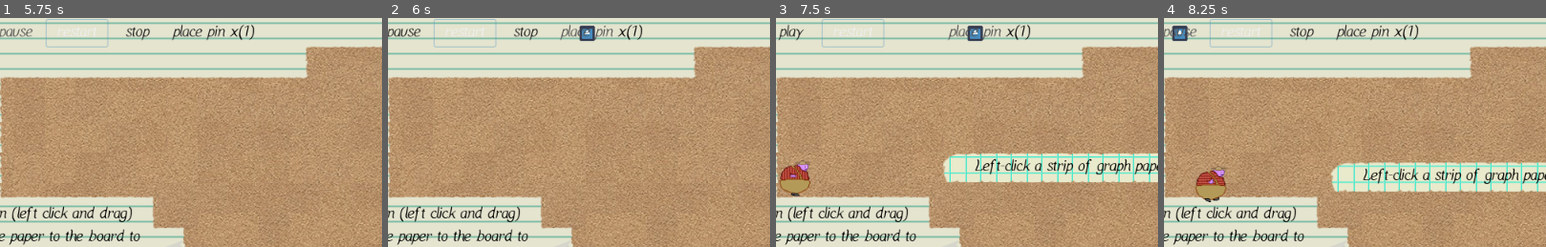
Above: before the commit, frames 1-4 (left to right).
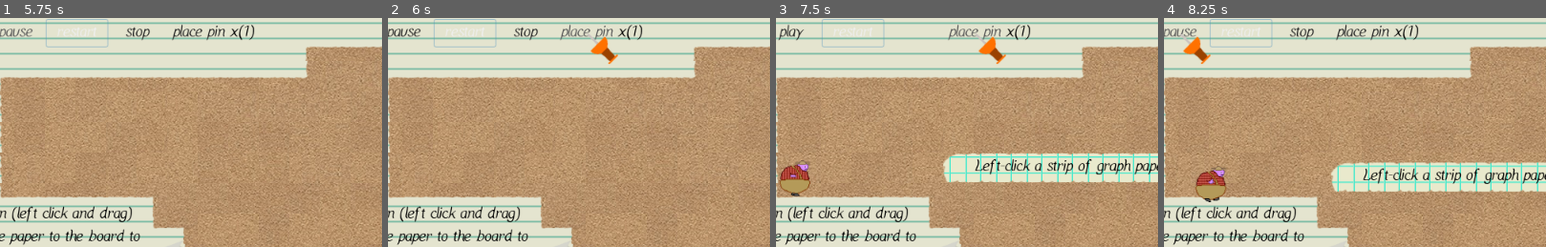
Above: after the commit, the same moments.

Repository: carsonswope/gmtk-jam
Game: Godot game, scene res://MainScene.tscn
The game is run twice, just before and just after one commit, with the same random seed, the same clock (stepped at 60 frames per second) and the same inputs. The engine's default icon, where the game draws it, is replaced by a stand-in: a white triangle on a blue panel in a dark square.
Inputs:
- Up to frame 1 (5.75 s): click "1" at 0.5 s; click "restart" at 1.25 s; click "restart" at 2 s; click "restart" at 2.75 s; click "play" at 3.5 s; click "pause" at 4.25 s; click "play" at 5 s
- Up to frame 2 (6 s): click "place pin" at 5.75 s
- Up to frame 3 (7.5 s): click "stop" at 6.5 s; click "place pin" at 7.25 s
- Up to frame 4 (8.25 s): click "play" at 8 s
The pictures show only the part of the screen within x 2-52%, y 4-54%; the shares and areas given below are measured in that part.

Frame 1 is identical in both runs. In frame 2, 0.7% of the frame differs, in the area x 50-61%, y 3-21%; in frame 3, 0.7%; in frame 4, 0.6%.

Commit message:
add sprites for pin

Diff:
--- a/MainScene.gd
+++ b/MainScene.gd
@@ -11,7 +11,7 @@
 #stuff to save
 
 var levels_solved = {} #best pin count, whether the user got a special thing, etc
-var play_time #milliseconds
+var play_time = 0 #milliseconds
 
 
 const LEVELS = [
--- a/Pin.tscn
+++ b/Pin.tscn
@@ -1,6 +1,6 @@
 [gd_scene load_steps=4 format=2]
 
-[ext_resource path="res://icon.png" type="Texture" id=1]
+[ext_resource path="res://resources/sprites/pin_inplace.png" type="Texture" id=1]
 [ext_resource path="res://Pin.gd" type="Script" id=2]
 
 [sub_resource type="CircleShape2D" id=1]
@@ -13,8 +13,7 @@
 script = ExtResource( 2 )
 
 [node name="icon" type="Sprite" parent="."]
-position = Vector2( -1.19209e-06, 2.38419e-07 )
-scale = Vector2( 0.3125, 0.3125 )
+scale = Vector2( 0.55, 0.55 )
 texture = ExtResource( 1 )
 
 [node name="CollisionShape2D" type="CollisionShape2D" parent="."]
--- /dev/null
+++ b/PinMoving.tscn
@@ -0,0 +1,11 @@
+[gd_scene load_steps=2 format=2]
+
+[ext_resource path="res://resources/sprites/pin_moving.png" type="Texture" id=1]
+
+[node name="Node2D" type="Node2D"]
+
+[node name="pin_moving" type="Sprite" parent="."]
+position = Vector2( 20, 20 )
+rotation = 1.5708
+scale = Vector2( 0.79912, 0.796147 )
+texture = ExtResource( 1 )
--- a/levels/level.gd
+++ b/levels/level.gd
@@ -3,6 +3,8 @@
 const GameState = preload("res://GameState.gd")
 
 const Pin = preload("res://Pin.tscn")
+const PinMoving = preload("res://PinMoving.tscn")
+
 
 export var num_placeable_pins = 2
 
@@ -34,12 +36,10 @@
 	for p in get_tree().get_nodes_in_group("PlatformContainers"):
 		placed_platform_positions.append(p.position)
 
-	var pin = Pin.instance()
-	placing_pin_icon = pin.get_node("icon")
-	pin.remove_child(placing_pin_icon)
+	placing_pin_icon = PinMoving.instance()
 	add_child(placing_pin_icon)
-
-	placing_pin_icon.position = Vector2(-20, -20)
+	placing_pin_icon.position = Vector2(-100, -100)
+	placing_pin_icon.z_index = 10
 
 func is_completed():
 	return $layout/NextLevel.completed
@@ -51,11 +51,6 @@
 	elif s == GameState.LEVEL_PAUSED:
 		$layout.get_tree().paused = true
 	elif s == GameState.LEVEL_RUNNING:
-		#if placed_pins_init_positions == null:
-		#	var placed_pins_init_positions = []
-		#	for p in placed_pins:
-		#		placed_pins_init_positions.append(p.initial_position)
-		#	return placed_pins_init_positions
 		$layout.get_tree().paused = false
 	current_game_state = s
 
@@ -113,7 +108,7 @@
 	placed_pins.append(pin)
 	placing_pin = false
 	placing_pin_original_position = null
-	placing_pin_icon.position = Vector2(-20, -20)
+	placing_pin_icon.position = Vector2(-100, -100)
 
 	if joint_setup:
 		var pin_body = placed_pins[-1]
@@ -206,7 +201,7 @@
 			else:
 				placing_pin = false
 
-			placing_pin_icon.position = Vector2(-20, -20)
+			placing_pin_icon.position = Vector2(-100, -100)
 
 		# right click to 'reset' platform move
 		elif current_game_state == GameState.LEVEL_START:
Binary file removed: Sprites/platformChar_idle.png
Binary file removed: Sprites/platformChar_jump.png
Binary file removed: Sprites/platformChar_walk1.png
Not shown, removed: Sprites/platformChar_walk1.png.import
Binary file removed: Sprites/platformChar_walk2.png
Not shown, removed: Sprites/platformChar_walk2.png.import
Binary file removed: Sprites/platformPack_item003.png
Not shown, removed: Sprites/platformPack_item003.png.import
Binary file removed: Sprites/platformPack_tile001.png
Not shown, removed: Sprites/platformPack_tile001.png.import
Binary file removed: Sprites/platformPack_tile024.png
Not shown, removed: Sprites/platformPack_tile024.png.import
(and 5 more such lines)
